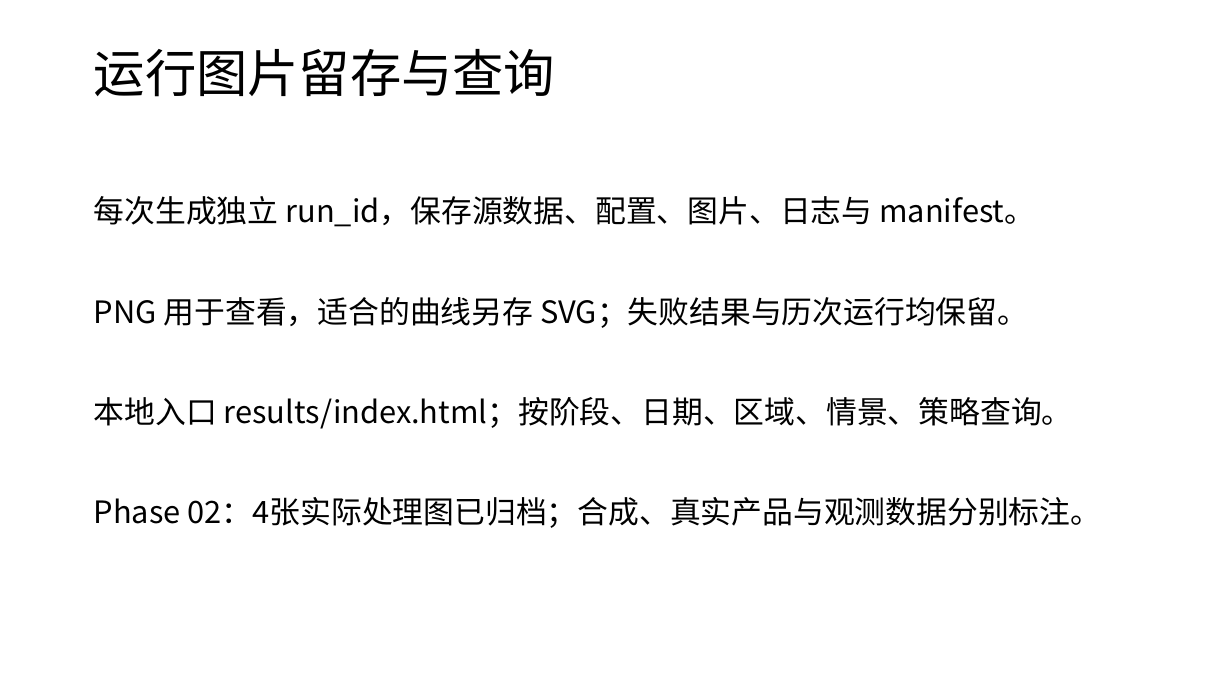
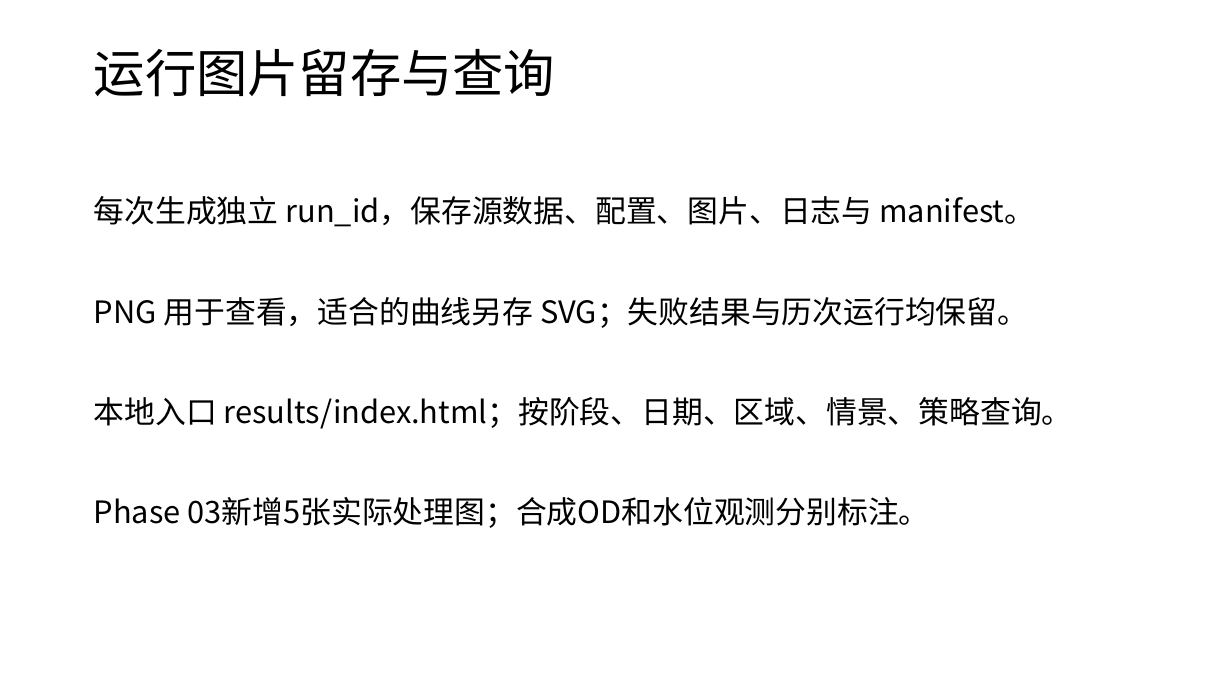
Before and after one commit to zhzhzh666/jiaotong, a slide deck: slide 23 of docs/deliverables/开题与阶段进展汇报.pptx (slide 17 before the commit). Drawn at 1232x693 pixels with LibreOffice and Linux fonts; fonts in the diff are those of the drawing. Boxes give left, top, right and bottom in pixels: in the first picture for what was removed or moved away, otherwise in the second. Text is boxed around its words. In the diff, an @@ line names an element or a change of style, - is before the commit and + after.

Commit message:
Accept Phase 03 replay and synchronize Word PPT and runtime figures

```diff
--- a/docs/deliverables/开题与阶段进展汇报.pptx
+++ b/docs/deliverables/开题与阶段进展汇报.pptx
@@ text at [94, 497, 930, 528]: text changed @@
-Phase 02：4张实际处理图已归档；合成、真实产品与观测数据分别标注。
+Phase 03新增5张实际处理图；合成OD和水位观测分别标注。
```
Also in this commit, not shown: 2 other slides changed, 6 slides added, 28 other files.
